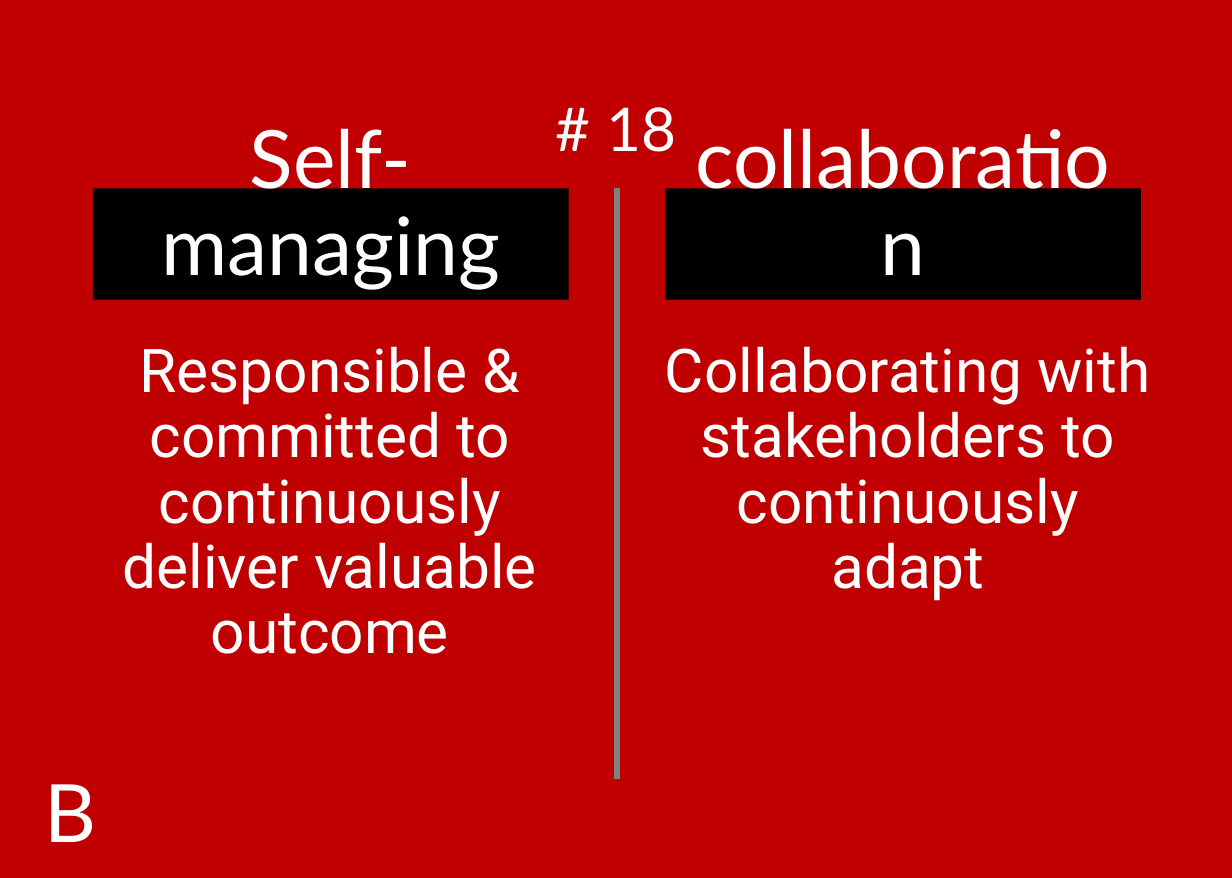
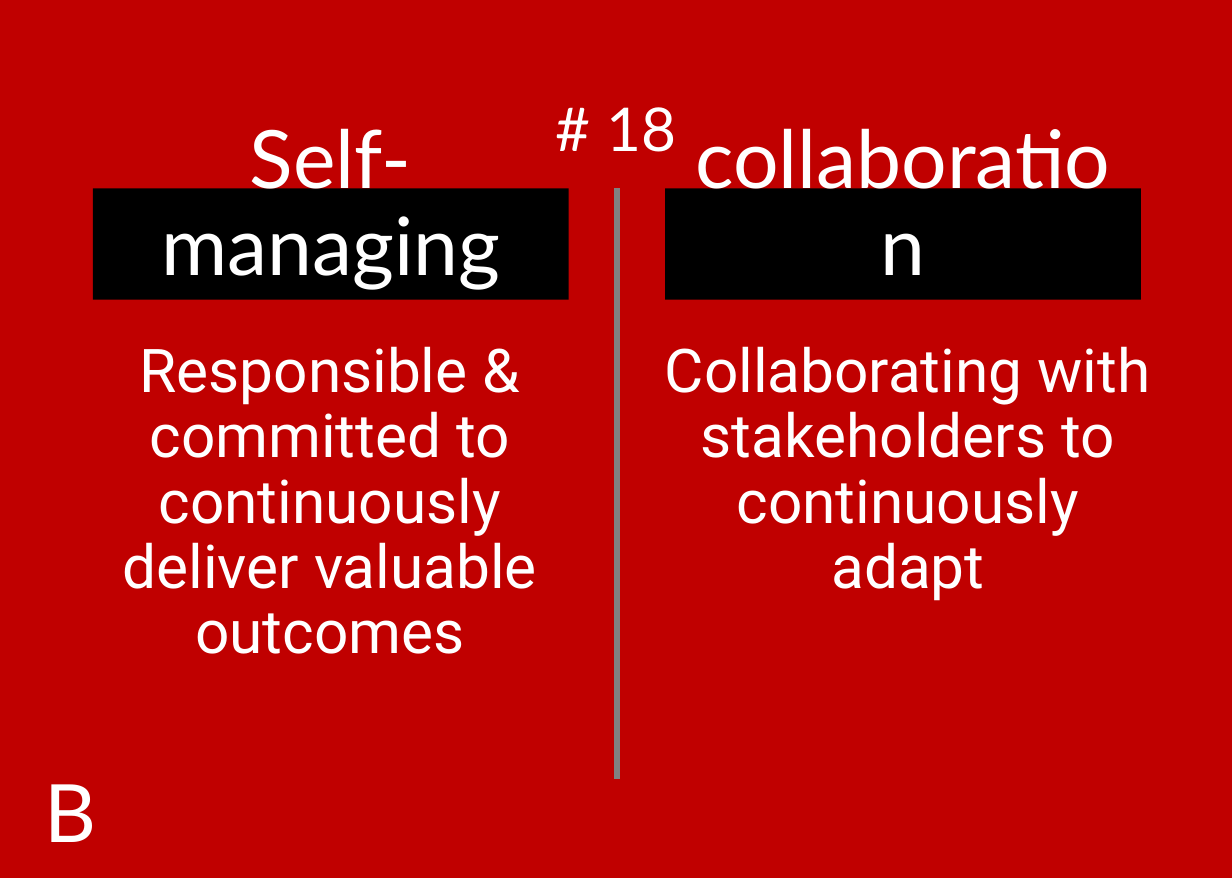
Before and after one commit to ScrumFacilitators/Exploring-Self-Management, a slide deck: slide 46 of Exploring Self-Management.pptx. Drawn at 1232x878 pixels with LibreOffice and Linux fonts; fonts in the diff are those of the drawing; background and template pictures are left out. Boxes give left, top, right and bottom in pixels: in the first picture for what was removed or moved away, otherwise in the second. Text is boxed around its words. In the diff, an @@ line names an element or a change of style, - is before the commit and + after.

```diff
--- a/Exploring Self-Management.pptx
+++ b/Exploring Self-Management.pptx
@@ text at (123, 346, 537, 654): text changed @@
-Responsible & committed to continuously deliver valuable outcome
+Responsible & committed to continuously deliver valuable outcomes
```
Also in this commit, not shown: 24 other slides changed.
